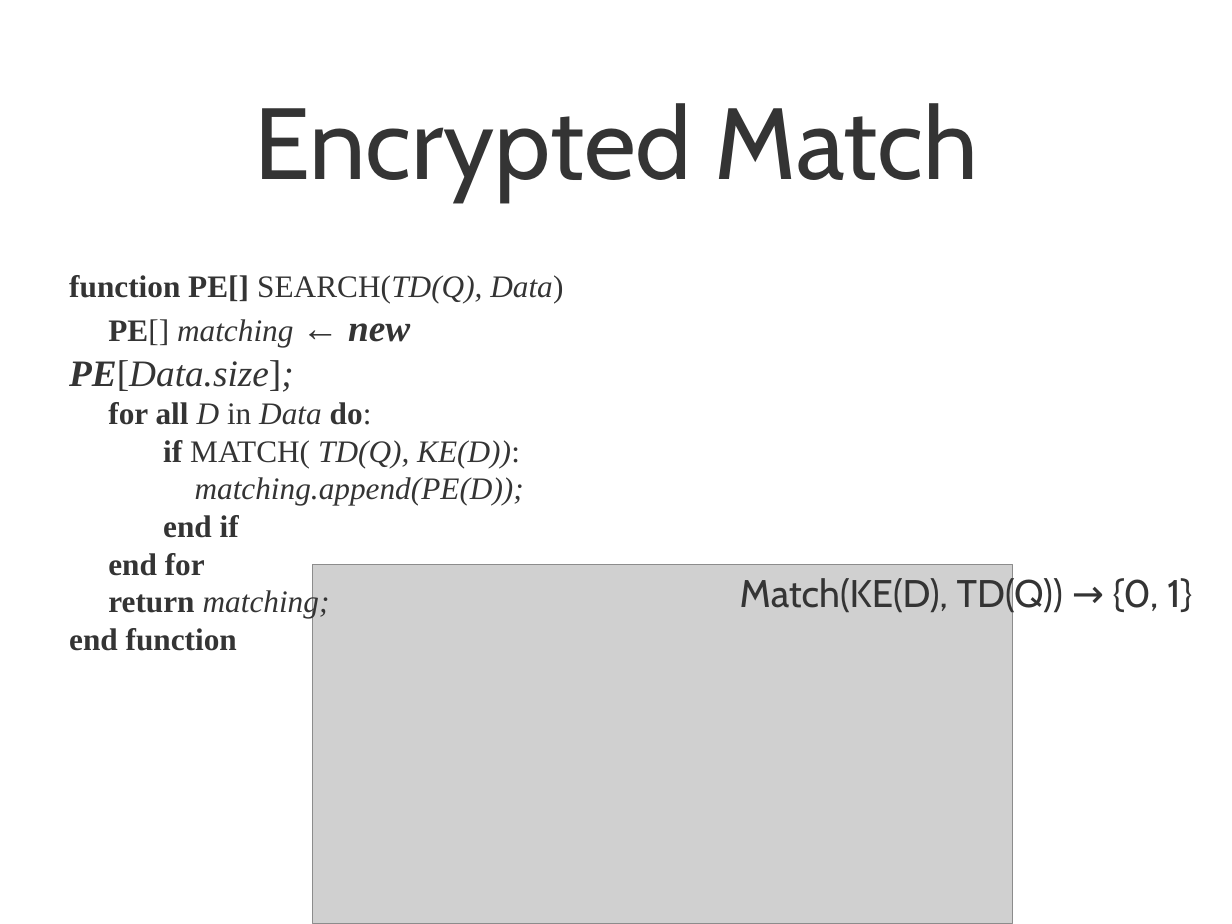
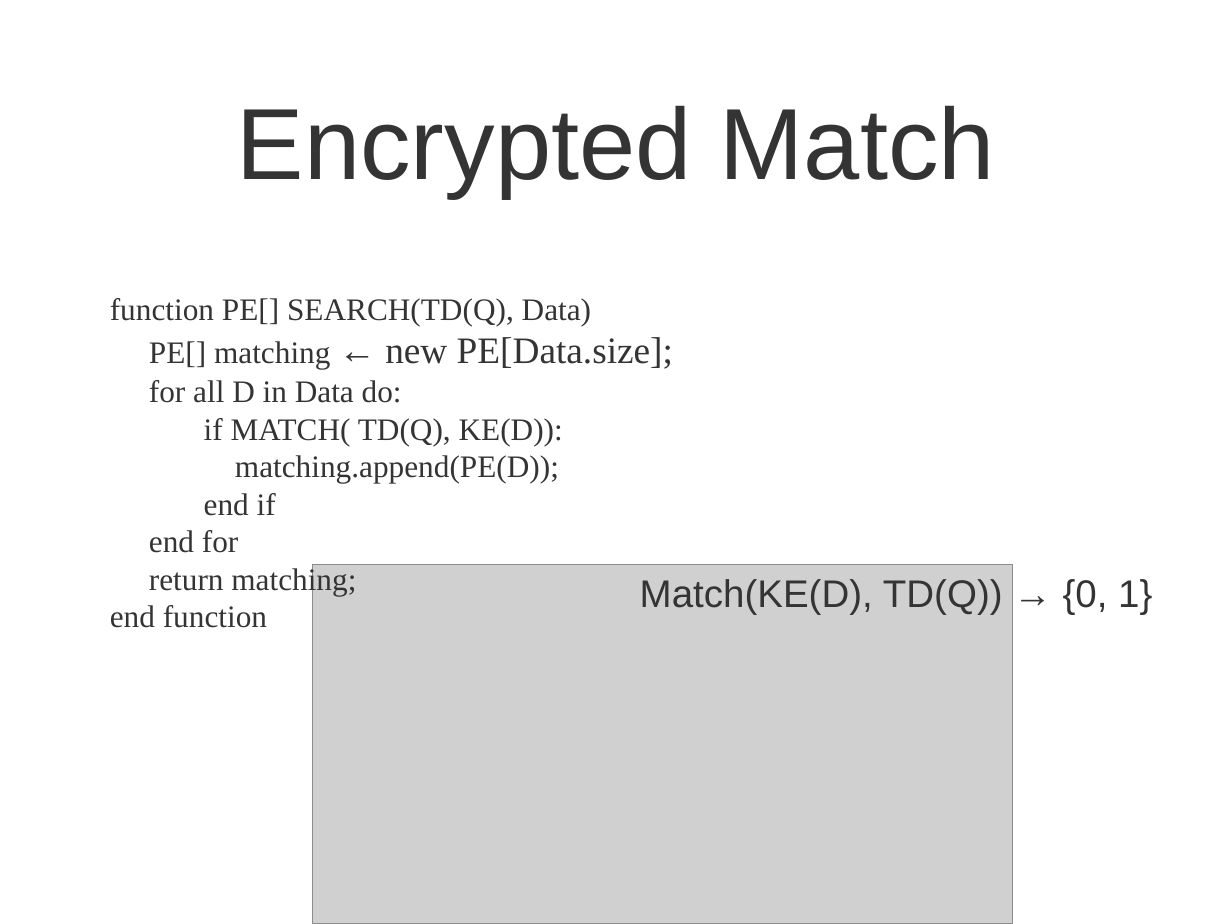
Before and after one commit to rexos/rexos.github.io, a slide deck: slide 4 of presentation.ppt. Drawn at 1232x924 pixels with LibreOffice and Linux fonts; fonts in the diff are those of the drawing; grey boxes stand for pictures. Boxes give left, top, right and bottom in pixels: in the first picture for what was removed or moved away, otherwise in the second. Text is boxed around its words. In the diff, an @@ line names an element or a change of style, - is before the commit and + after.

```diff
--- a/presentation.ppt
+++ b/presentation.ppt
@@ title "Encrypted Match" at (x1=237, y1=105, x2=995, y2=198): font Cabin to Arial @@
@@ text "function PE[] SEARCH(TD(Q), Data) PE[] ..." moved from (x1=69, y1=275, x2=563, y2=651) to (x1=110, y1=298, x2=673, y2=628) @@
@@ text "function PE[] SEARCH(TD(Q), Data) PE[] ..." at (x1=110, y1=298, x2=673, y2=628): bold off in "function PE[] PE[] new PE[Data.size]; for all ..."; italic off in "SEARCH(TD(Q), Data) matching ← new PE[Data.size]; D ..." @@
@@ text "Match(KE(D), TD(Q)) → {0, 1}" at (x1=640, y1=579, x2=1152, y2=615): font Cabin to Arial @@
@@ text "Match(KE(D), TD(Q)) → {0, 1}" moved from (x1=740, y1=575, x2=1192, y2=617) to (x1=640, y1=579, x2=1152, y2=615) @@
```
Also in this commit, not shown: 20 other slides changed.
